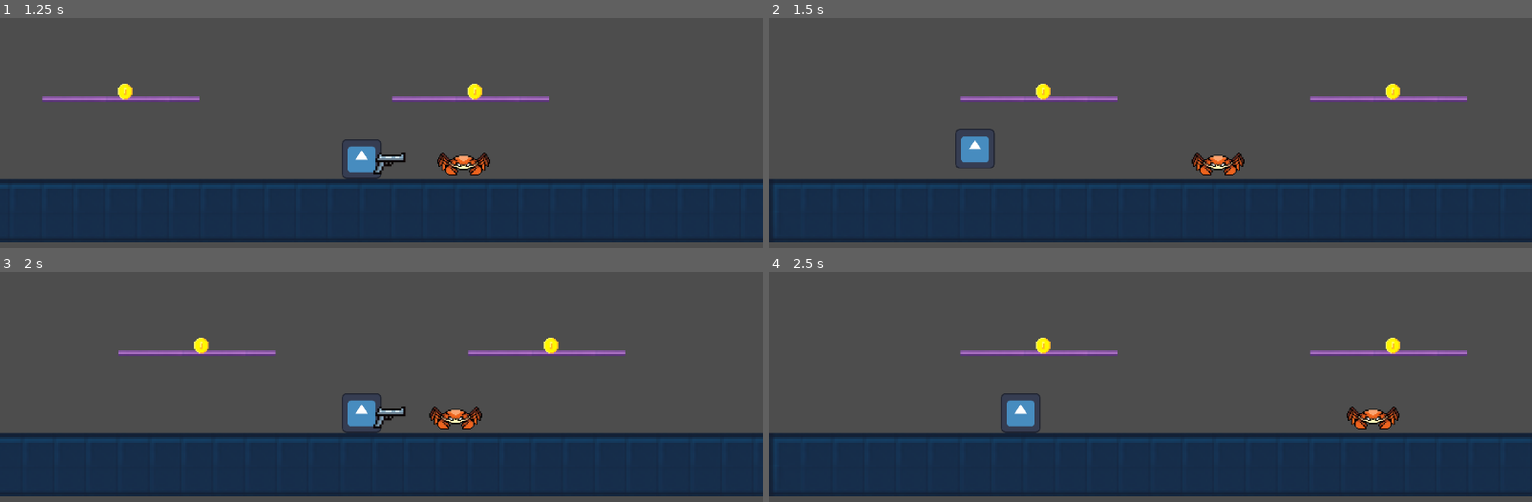
Above: before the commit, frames 1-4 (two rows, left to right).
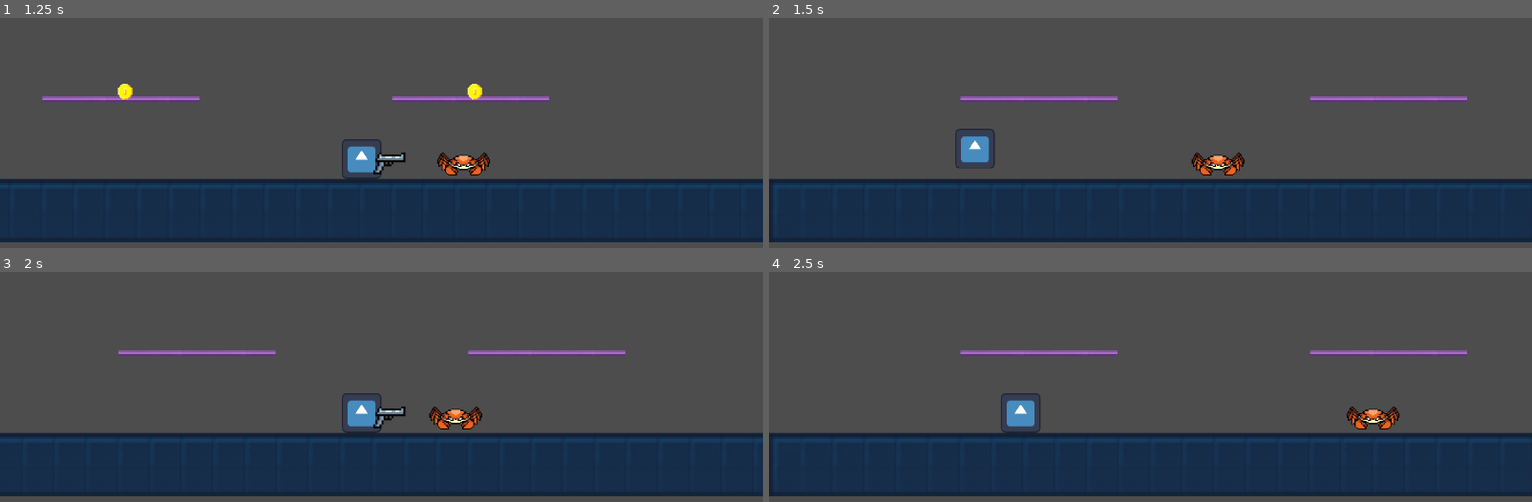
Above: after the commit, the same moments.

Repository: kartikeydino/Github_Project_Final_Prototype
Game: Godot game, scene res://scenes/game.tscn
Two runs of this game, one before a commit and one after it. Both use one fixed random seed, a clock stepped at 60 frames per second and the inputs below. The engine's default icon, where the game draws it, is replaced by a stand-in: a white triangle on a blue panel in a dark square.
Inputs (mouse positions are in pixels of both pictures, inside the frame that each line leads up to):
- Up to frame 1 (1.25 s): move the mouse to (343, 160) at 0.52 s; hold Right (right) from 0.53 s (still down); tap E (e) at 0.6 s; tap Up (jump) at 0.77 s
- Up to frame 2 (1.5 s): keep holding Right (right); move the mouse to (1379, 139) at 1.27 s; tap C (chat) at 1.35 s
- Up to frame 3 (2 s): keep holding Right (right); tap Up (jump) at 1.52 s; tap E (e) at 1.55 s
- Up to frame 4 (2.5 s): move the mouse to (outside the picture) at 2.02 s; release Right (right) at 2.03 s; hold Left (left) from 2.03 s (still down); tap E (e) at 2.1 s

Frame 1 is identical in both runs. In frame 2, 0.2% of the frame differs, in the area x 34-83%, y 28-36%; in frame 3, 0.2%; in frame 4, 0.2%.

Commit message:
added death count

Diff:
--- a/dialogue/npc.gd
+++ b/dialogue/npc.gd
@@ -27,7 +27,8 @@
 
 	# Optional: Display the initial idle animation (if you have one)
 	# If using Sprite2D, no need to play animation.
-
+	if variables.death_count >= 1:
+		queue_free()
 
 # ----------------------------------------------------
 # 3. INPUT & DIALOGUE TRIGGER
--- a/scripts/autoload.gd
+++ b/scripts/autoload.gd
@@ -1,3 +1,5 @@
 extends Node
 
 var max_jumps = 1
+
+var death_count = 0
--- a/scripts/coin.gd
+++ b/scripts/coin.gd
@@ -14,3 +14,5 @@
 # This is equivalent to connecting the signal in the editor
 func _ready():
 	body_entered.connect(_on_body_entered)
+	if variables.death_count >= 1:
+		queue_free()
--- a/scripts/killzone.gd
+++ b/scripts/killzone.gd
@@ -4,3 +4,4 @@
 func _on_body_entered(body):
 	if body.has_method("player"):
 		get_tree().reload_current_scene()
+		variables.death_count += 1
